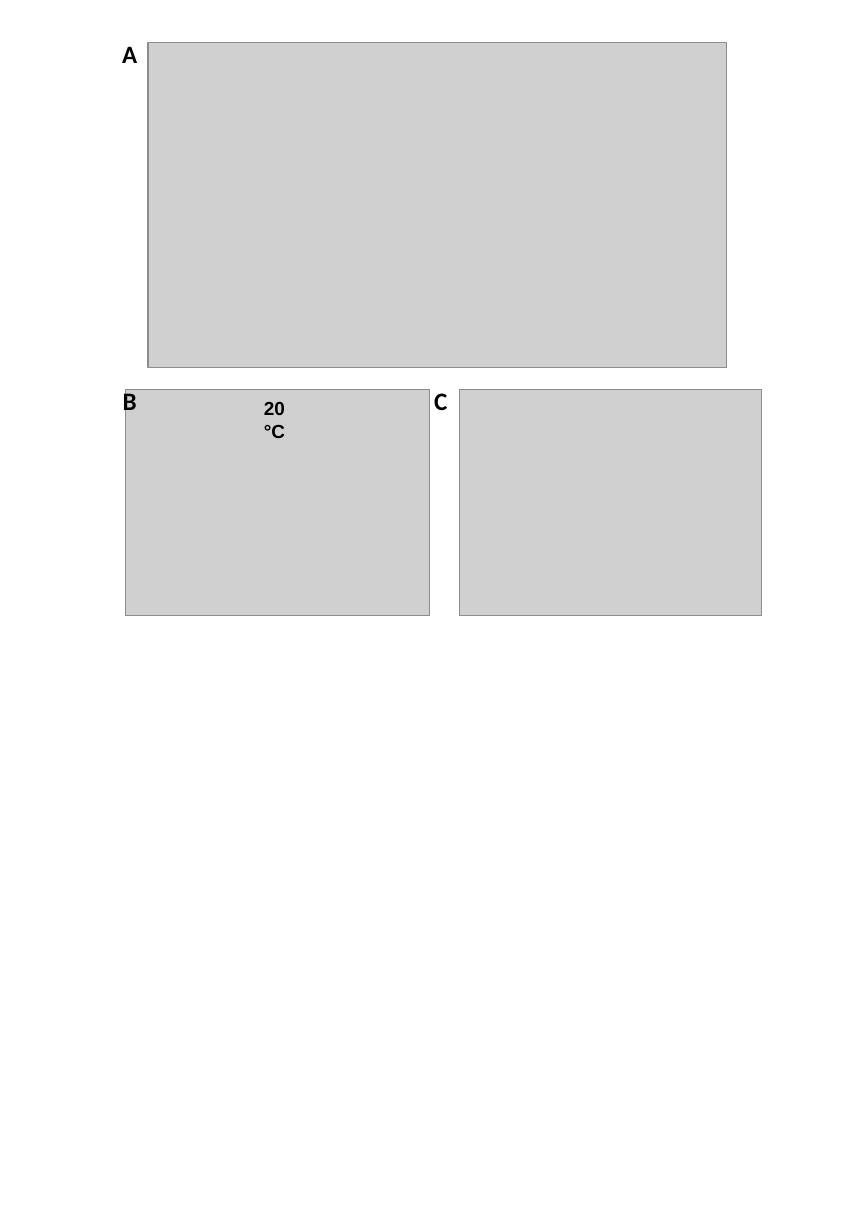
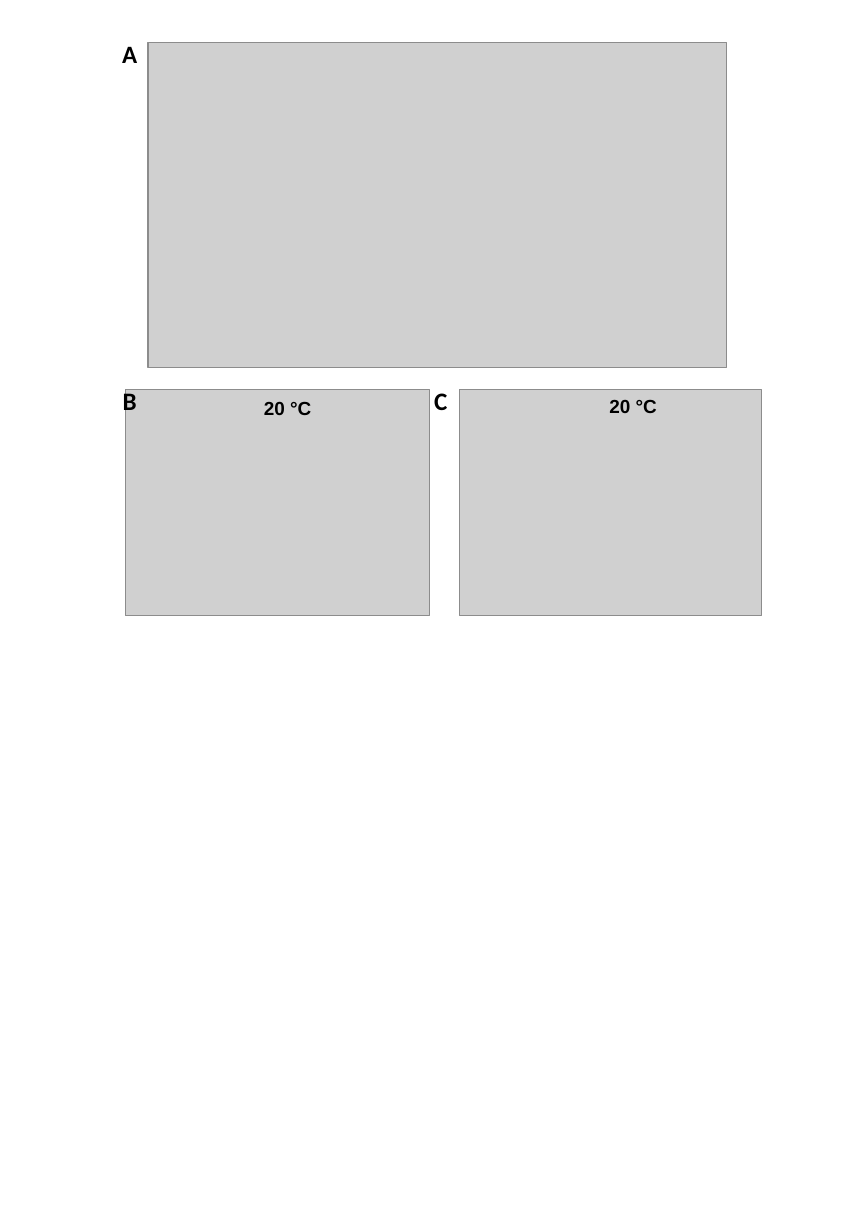
Before and after one commit to ppalandre/Master-thesis, a slide deck: slide 1 of WRITING/Figures/Figure02_Constructs and growth curves/Figure02_Constructrs and growth curves.pptx. Drawn at 853x1232 pixels with LibreOffice and Linux fonts; fonts in the diff are those of the drawing; grey boxes stand for pictures. Boxes give left, top, right and bottom in pixels: in the first picture for what was removed or moved away, otherwise in the second. Text is boxed around its words. In the diff, an @@ line names an element or a change of style, - is before the commit and + after.

```diff
--- a/WRITING/Figures/Figure02_Constructs and growth curves/Figure02_Constructrs and growth curves.pptx
+++ b/WRITING/Figures/Figure02_Constructs and growth curves/Figure02_Constructrs and growth curves.pptx
@@ text "20 °C" rewrapped from box(264, 402, 285, 438) to box(264, 402, 311, 415) @@
@@ text added at box(609, 400, 657, 413), 11.9 pt, text #000000, bold @@
+20 °C
```
Also in this commit, not shown: 1 other slide changed, 10 other files.
